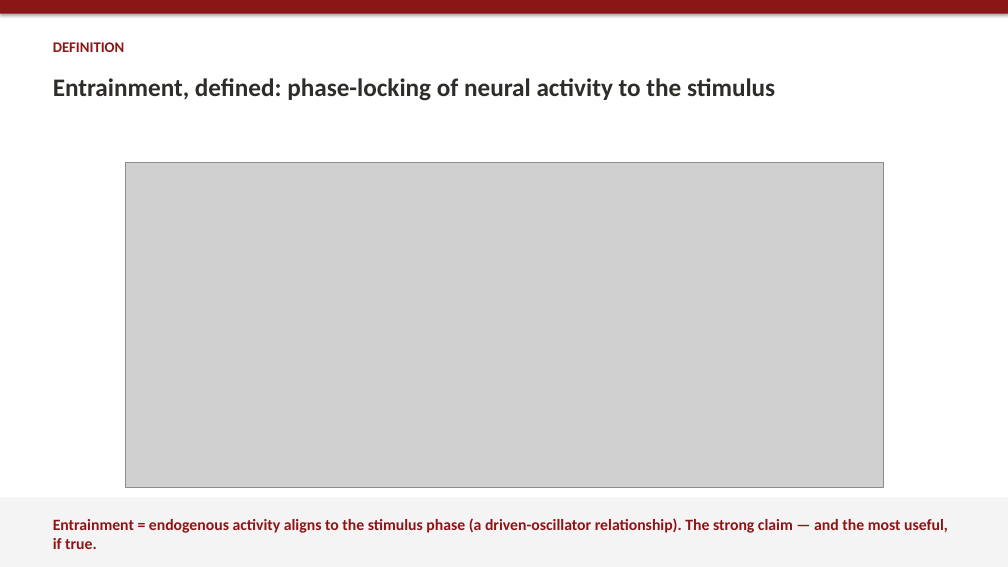
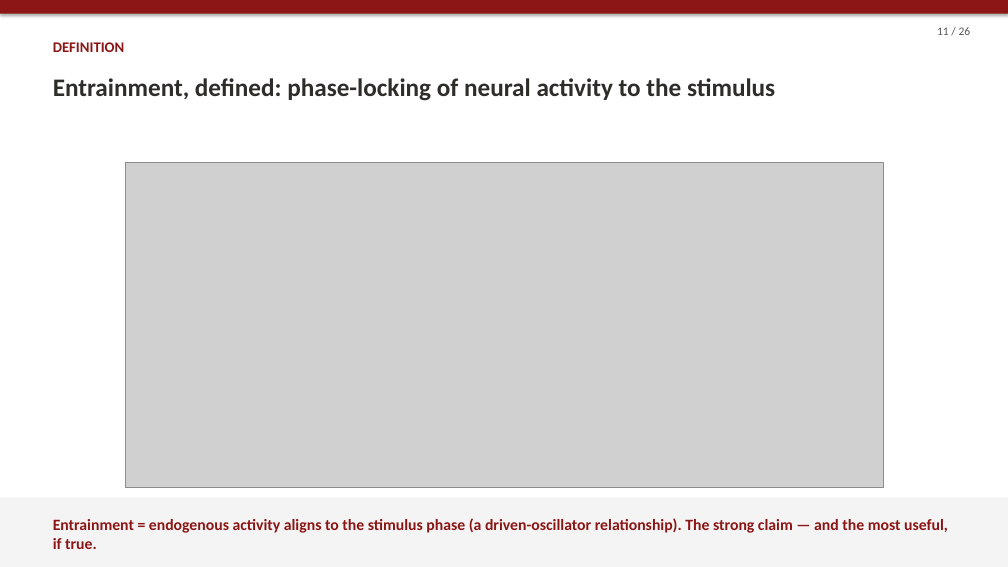
Before and after one commit to wehabit/hpaticmousebuzsakilab, a slide deck: slide 11 of presentation/haptic_brain_talk.pptx. Drawn at 1008x567 pixels with LibreOffice and Linux fonts; fonts in the diff are those of the drawing; grey boxes stand for pictures. Boxes give left, top, right and bottom in pixels: in the first picture for what was removed or moved away, otherwise in the second. Text is boxed around its words. In the diff, an @@ line names an element or a change of style, - is before the commit and + after.

```diff
--- a/presentation/haptic_brain_talk.pptx
+++ b/presentation/haptic_brain_talk.pptx
@@ text added at [937, 27, 971, 35], 11 pt, text #53565A @@
+11 / 26
```
Also in this commit, not shown: 25 other slides changed, 5 other files.
